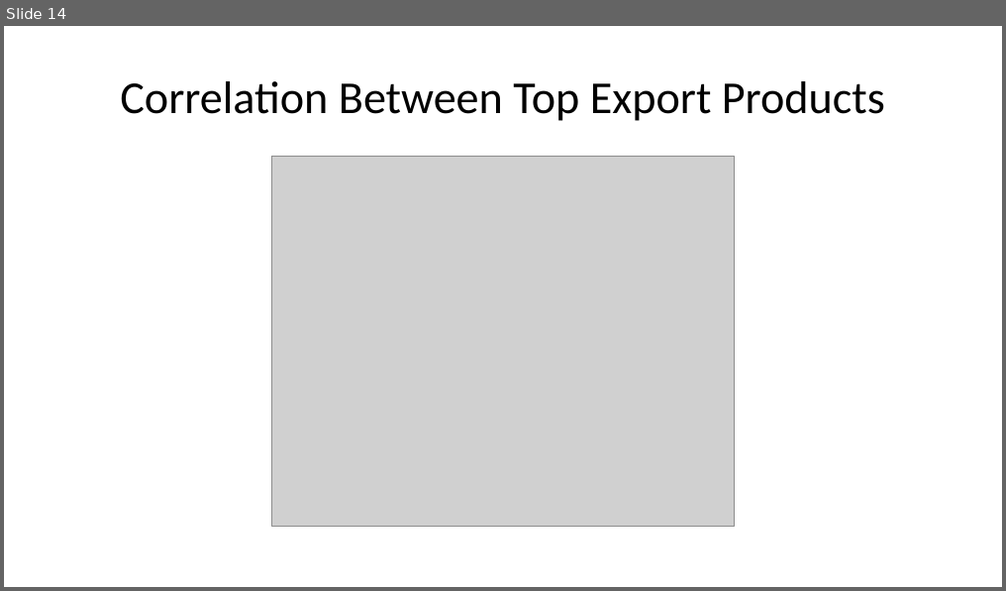
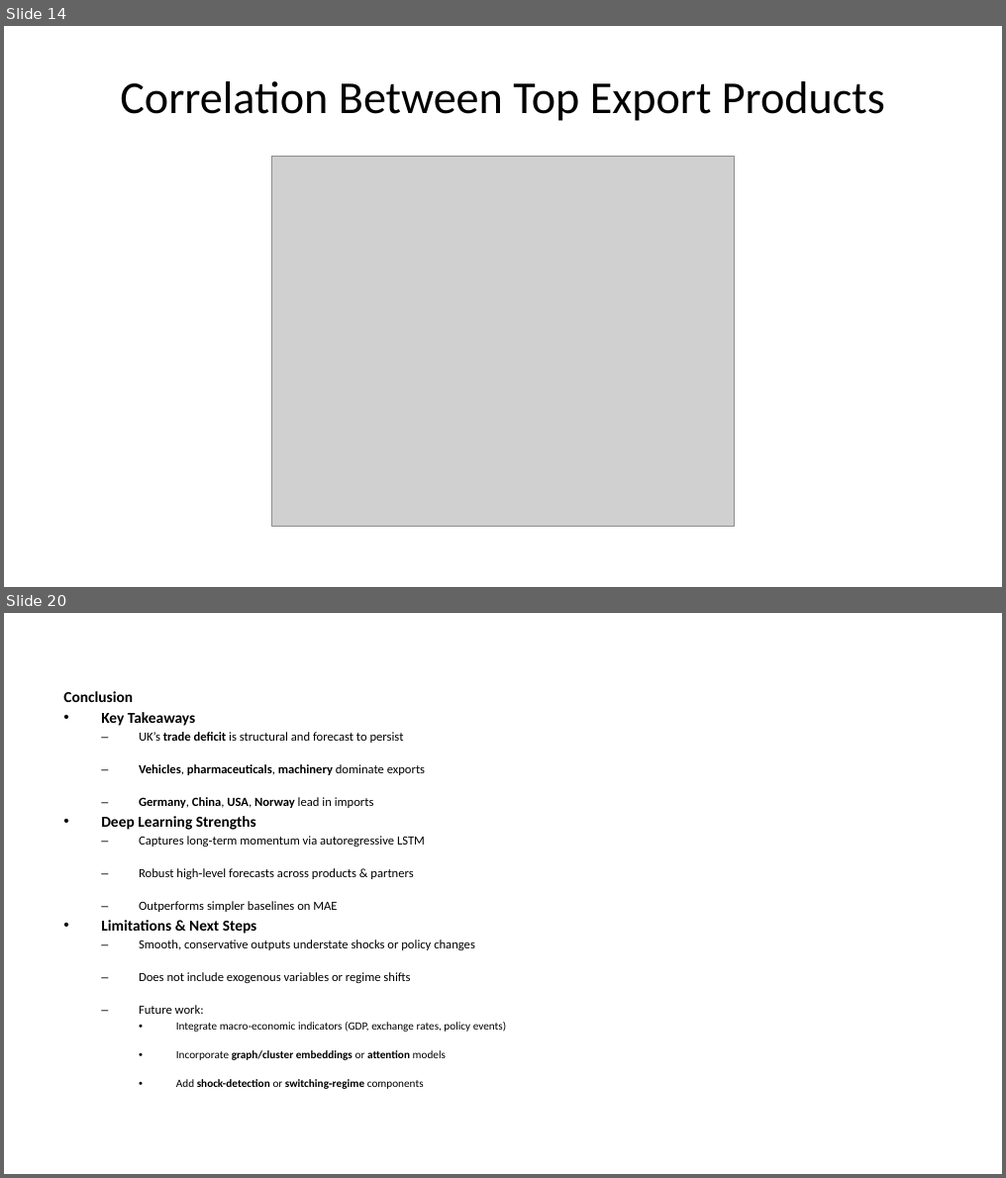
Before and after one commit to maxaus2002/ASSESSMENT-2-for-MAST7220, a slide deck: Presentation Report/Powerpoint.pptx. Shown one above the other, each under a label of ours: slide 14 before the commit, slides 14 and 20 after it; the slides between them are not shown. The pictures are 1006x591 and 1006x1178 pixels, drawn with LibreOffice and Linux fonts; fonts in the diff are those of the drawing; grey boxes stand for pictures. Boxes give left, top, right and bottom in pixels: in the first picture for what was removed or moved away, otherwise in the second. Text is boxed around its words. In the diff, an @@ line names an element or a change of style, - is before the commit and + after.

```diff
--- a/Presentation Report/Powerpoint.pptx
+++ b/Presentation Report/Powerpoint.pptx
@@ slide 20 added at (4, 613, 1002, 1174), background #FFFFFF @@
@@ text added at (63, 691, 506, 1089), 9 pt, text #000000 @@
+Conclusion
+• Key Takeaways
+  – UK’s trade deficit is structural and forecast to persist
+  – Vehicles, pharmaceuticals, machinery dominate exports
+  – Germany, China, USA, Norway lead in imports
+• Deep Learning Strengths
+  – Captures long‑term momentum via autoregressive LSTM
+  – Robust high‑level forecasts across products & partners
+  – Outperforms simpler baselines on MAE
+• Limitations & Next Steps
+  – Smooth, conservative outputs understate shocks or policy changes
+  – Does not include exogenous variables or regime shifts
+  – Future work:
+    • Integrate macro‑economic indicators (GDP, exchange rates, policy events)
+    • Incorporate graph/cluster embeddings or attention models
+    • Add shock-detection or switching‑regime components
```
Also in this commit, not shown: 7 slides changed, 10 other slides added, 11 slides removed, 1 other file.
